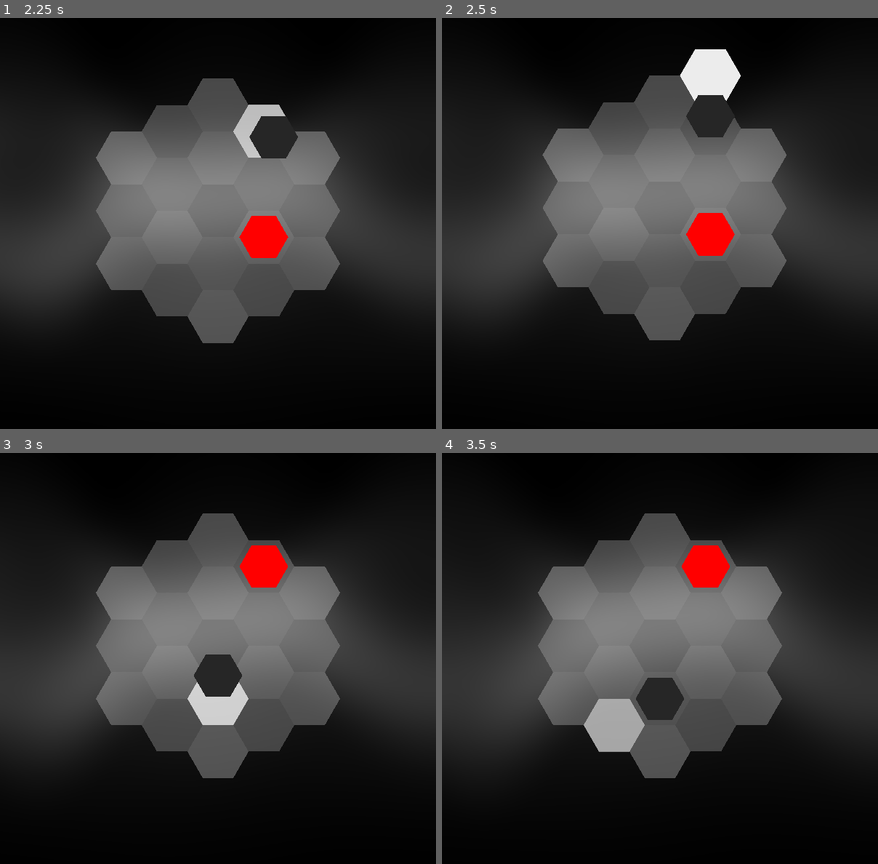
Above: before the commit, frames 1-4 (two rows, left to right).
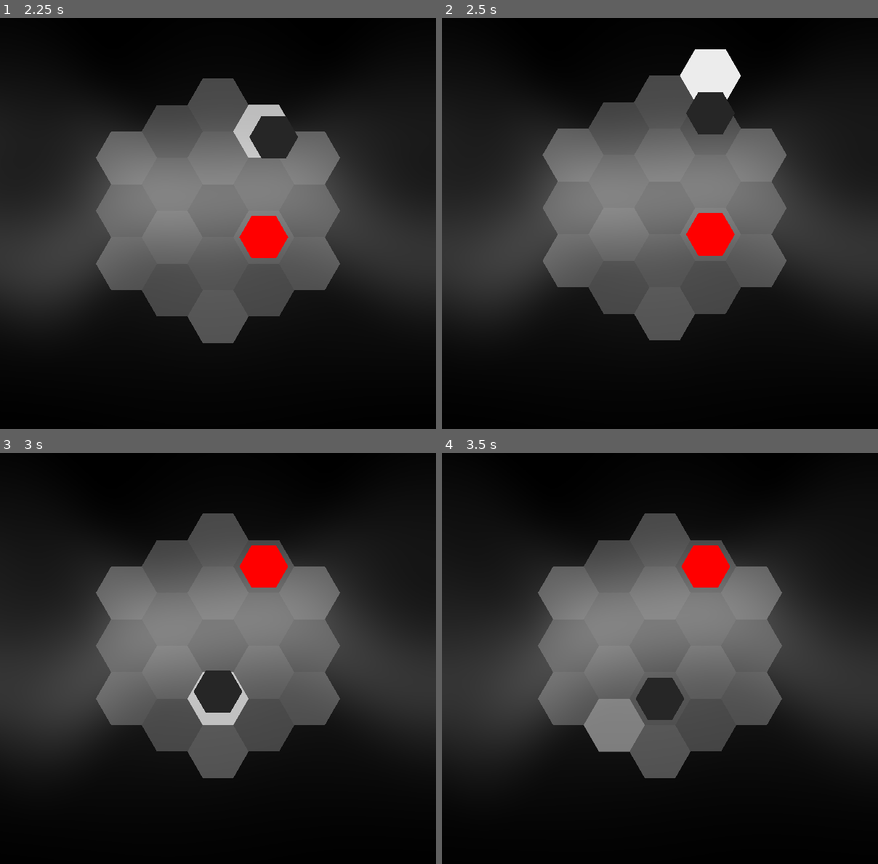
Above: after the commit, the same moments.

Repository: redpebble/sneksagon
Game: Godot game, scene res://scenes/map.tscn
Same seed, same stepped clock (60 frames per second), same inputs: the game is played once before the commit and once after it. Sound files missing from this copy of the repository are replaced by a short silence.
Inputs (mouse positions are in pixels of both pictures, inside the frame that each line leads up to):
- Up to frame 1 (2.25 s): tap Enter at 0.5 s; move the mouse to (313, 190) at 0.52 s; press the mouse at (313, 190) at 0.53 s; hold D (down_right) 0.53-1.28 s; move the mouse to (130, 231) at 1.27 s; release the mouse at (130, 231) at 1.28 s; hold S (down) 1.28-2.03 s; click (130, 231) at 1.35 s; move the mouse to (261, 116) at 2.02 s; press the mouse at (261, 116) at 2.03 s; hold D (down_right) from 2.03 s (still down)
- Up to frame 2 (2.5 s): keep holding D (down_right)
- Up to frame 3 (3 s): move the mouse to (196, 732) at 2.77 s; release D (down_right) at 2.78 s; release the mouse at (196, 732) at 2.78 s; hold W (up) from 2.78 s (still down); click (196, 732) at 2.85 s
- Up to frame 4 (3.5 s): keep holding W (up)

Frame 1 is identical in both runs. In frame 2, 0.1% of the frame differs, in the area x 56-67%, y 18-30%; in frame 3, 0.8%; in frame 4, 1.4%, in the area x 32-47%, y 59-73%.

Commit message:
Bump distance accounts for global hex scale

Diff:
--- a/scenes/camera/camera.gd
+++ b/scenes/camera/camera.gd
@@ -13,7 +13,7 @@
 func small_shake() -> void:
 	screen_shake.start(0.25, 30, 8.5, 0)
 
-func _process(delta: float) -> void:
+func _process(_delta: float) -> void:
 	var target_pos = initial_position
 	if can_pivot:
 		target_pos = GameManager.snake.head.global_position
--- a/scenes/hex/snake_hex.gd
+++ b/scenes/hex/snake_hex.gd
@@ -29,7 +29,7 @@
 	if move_tween:
 		move_tween.kill()
 	move_tween = create_tween().set_trans(Tween.TRANS_SINE).set_ease(Tween.EASE_IN)
-	move_tween.tween_property(self, "global_position", initial_pos + bump_vector, duration * 0.5)
+	move_tween.tween_property(self, "global_position", initial_pos + bump_vector, duration * 0.4)
 	move_tween.set_trans(Tween.TRANS_SINE).set_ease(Tween.EASE_OUT)
 	move_tween.tween_property(self, "global_position", initial_pos - (bump_vector * 0.3), duration * 0.4)
 	move_tween.set_trans(Tween.TRANS_CUBIC).set_ease(Tween.EASE_IN_OUT)
--- a/scenes/singleton/highlighter.gd
+++ b/scenes/singleton/highlighter.gd
@@ -2,6 +2,8 @@
 
 @export_range(0.0, 1.0, 0.05) var min_brightness : float = 0.2
 @export_range(0.0, 2.0, 0.1) var pulse_interval : float = 1.0
+@export var color : Color = Color.WHITE
+
 @onready var sprite := $Sprite2D
 @onready var highlight_sfx := $HighlightSFX
 
@@ -13,6 +15,7 @@
 
 func _ready() -> void:
 	MapManager.hex_scale_changed.connect(_on_hex_scale_changed)
+	modulate = color
 
 func _on_hex_scale_changed():
 	MapManager.scale_to_hex_width(sprite, sprite.texture.get_width())
--- a/scenes/snake.gd
+++ b/scenes/snake.gd
@@ -136,8 +136,9 @@
 	return alive
 
 func collide(collision_coords : Vector2, duration : float):
+	var bump_distance = MapManager.get_hex_width() * 0.3
 	get_tail().move_finished.connect(die)
-	head.chain_bump(collision_coords, 30, duration * 0.8)
+	head.chain_bump(collision_coords, bump_distance, duration * 0.8)
 	collide_sfx.play_random()
 	collided.emit()
 
